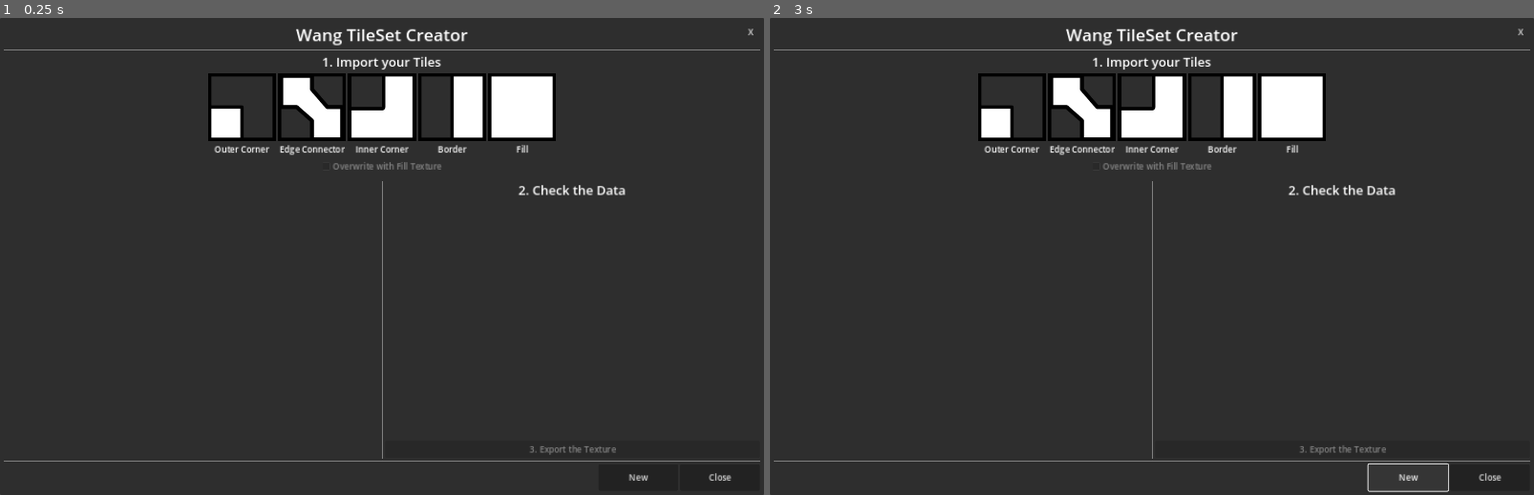
Above: before the commit, frames 1-2 (left to right).
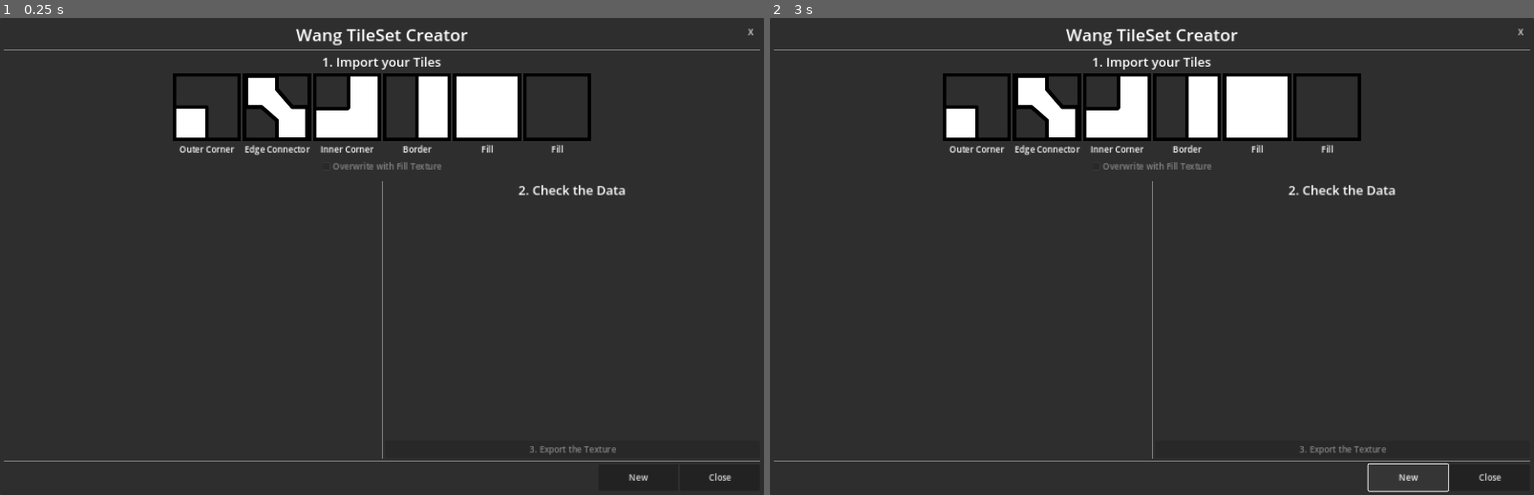
Above: after the commit, the same moments.

Repository: kleingeist37/godot-wang-converter
Game: Godot game, scene res://scenes/wang_creator/wang_creator.tscn
Two runs of this game, one before a commit and one after it. Both use one fixed random seed, a clock stepped at 60 frames per second and the inputs below.
Inputs (mouse positions are in pixels of both pictures, inside the frame that each line leads up to):
- Up to frame 1 (0.25 s): no input
- Up to frame 2 (3 s): click (1289, 108) at 0.52 s; click (1258, 108) at 1.27 s; click (1327, 108) at 2.02 s; click "New" at 2.75 s

The runs differ from the first frame. In frame 1, 4.8% of the frame differs, in the area x 22-78%, y 11-29%; in frame 2, 4.8%.

Commit message:
added underlay fill button for non alpha tilesets

Diff:
--- a/scenes/tile_type_button/tile_type_button.gd
+++ b/scenes/tile_type_button/tile_type_button.gd
@@ -1,6 +1,6 @@
 extends TextureButton
 
-@export var tile_type := WangConverter.TileType.FILL;
+@export var tile_type := WangConverter.TileType.BORDER;
 
 func _on_pressed() -> void:
 	EditorSignals.show_texture_file_dialog.emit(tile_type);
--- a/scenes/wang_creator/wang_creator.gd
+++ b/scenes/wang_creator/wang_creator.gd
@@ -5,7 +5,8 @@
 	INNER_CORNER,
 	OUTER_CORNER,
 	EDGE_CONNECTOR,
-	FILL
+	OVERLAY_FILL,
+	UNDERLAY_FILL
 }
 
 @onready var file_dialog: FileDialog = $file_dialog;
@@ -13,19 +14,22 @@
 @onready var tile_type_button_edge_connector: TextureButton = %tile_type_button_edge_connector
 @onready var tile_type_button_inner_corner: TextureButton = %tile_type_button_inner_corner
 @onready var tile_type_button_border: TextureButton = %tile_type_button_border
-@onready var tile_type_button_fill: TextureButton = %tile_type_button_fill
+@onready var tile_type_button_overlay_fill: TextureButton = %tile_type_button_overlay_fill
+@onready var tile_type_button_underlay_fill: TextureButton = %tile_type_button_underlay_fill
 @onready var lbl_tile_size: Label = %lbl_tile_size
 @onready var lbl_tile_set_size: Label = %lbl_tile_set_size
 @onready var btn_export: Button = %btn_export
 @onready var texture_preview: TextureRect = %texture_preview;
 
 
+
 var orig_icons := {
 	TileType.BORDER: preload("res://sprites/icon_border.png") as Texture2D,
 	TileType.INNER_CORNER: preload("res://sprites/icon_inner_corner.png") as Texture2D,
 	TileType.OUTER_CORNER: preload("res://sprites/icon_outer_corner.png") as Texture2D,
-	TileType.FILL: preload("res://sprites/icon_fill.png") as Texture2D,
+	TileType.OVERLAY_FILL: preload("res://sprites/icon_fill.png") as Texture2D,
 	TileType.EDGE_CONNECTOR: preload("res://sprites/icon_edge_connector.png") as Texture2D,
+	TileType.UNDERLAY_FILL: preload("res://sprites/icon_underlay_fill.png") as Texture2D
 };
 
 
@@ -52,9 +56,12 @@
 		Vector2i(0, 1): 0,
 		Vector2i(2, 3): 3
 	},
-	TileType.FILL: {
+	TileType.OVERLAY_FILL: {
 		Vector2i(2, 1): 0
 	},
+	TileType.UNDERLAY_FILL: {
+		Vector2i(0, 3): 0
+	}
 }
 
 const VALID_EXTENSIONS := [
@@ -77,7 +84,8 @@
 	button_dict[TileType.BORDER] = tile_type_button_border;
 	button_dict[TileType.INNER_CORNER] = tile_type_button_inner_corner;
 	button_dict[TileType.OUTER_CORNER] = tile_type_button_outer_corner;
-	button_dict[TileType.FILL] = tile_type_button_fill;
+	button_dict[TileType.OVERLAY_FILL] = tile_type_button_overlay_fill;
+	button_dict[TileType.UNDERLAY_FILL] = tile_type_button_underlay_fill;
 	button_dict[TileType.EDGE_CONNECTOR] = tile_type_button_edge_connector;
 
 	EditorSignals.export_texture.connect(_on_export_texture);
--- a/scenes/wang_creator/wang_creator.tscn
+++ b/scenes/wang_creator/wang_creator.tscn
@@ -128,24 +128,40 @@
 mouse_default_cursor_shape = 2
 texture_normal = ExtResource("7_kgrkw")
 stretch_mode = 3
-tile_type = 0
 
 [node name="Label" type="Label" parent="Panel/MarginContainer/VBoxContainer/hbox_main/vbox_content/step_1/HBoxContainer/btn_border"]
 layout_mode = 2
 text = "Border"
 horizontal_alignment = 1
 
-[node name="btn_fill" type="VBoxContainer" parent="Panel/MarginContainer/VBoxContainer/hbox_main/vbox_content/step_1/HBoxContainer"]
-layout_mode = 2
-
-[node name="tile_type_button_fill" parent="Panel/MarginContainer/VBoxContainer/hbox_main/vbox_content/step_1/HBoxContainer/btn_fill" instance=ExtResource("3_k5oar")]
+[node name="btn_overlay_fill" type="VBoxContainer" parent="Panel/MarginContainer/VBoxContainer/hbox_main/vbox_content/step_1/HBoxContainer"]
+layout_mode = 2
+
+[node name="tile_type_button_overlay_fill" parent="Panel/MarginContainer/VBoxContainer/hbox_main/vbox_content/step_1/HBoxContainer/btn_overlay_fill" instance=ExtResource("3_k5oar")]
 unique_name_in_owner = true
 layout_mode = 2
 mouse_default_cursor_shape = 2
 texture_normal = ExtResource("8_s02kh")
 stretch_mode = 3
-
-[node name="Label" type="Label" parent="Panel/MarginContainer/VBoxContainer/hbox_main/vbox_content/step_1/HBoxContainer/btn_fill"]
+tile_type = 4
+
+[node name="Label" type="Label" parent="Panel/MarginContainer/VBoxContainer/hbox_main/vbox_content/step_1/HBoxContainer/btn_overlay_fill"]
+layout_mode = 2
+text = "Fill"
+horizontal_alignment = 1
+
+[node name="btn_underlay_fill" type="VBoxContainer" parent="Panel/MarginContainer/VBoxContainer/hbox_main/vbox_content/step_1/HBoxContainer"]
+layout_mode = 2
+
+[node name="tile_type_button_underlay_fill" parent="Panel/MarginContainer/VBoxContainer/hbox_main/vbox_content/step_1/HBoxContainer/btn_underlay_fill" instance=ExtResource("3_k5oar")]
+unique_name_in_owner = true
+layout_mode = 2
+mouse_default_cursor_shape = 2
+texture_normal = ExtResource("8_s02kh")
+stretch_mode = 3
+tile_type = 5
+
+[node name="Label" type="Label" parent="Panel/MarginContainer/VBoxContainer/hbox_main/vbox_content/step_1/HBoxContainer/btn_underlay_fill"]
 layout_mode = 2
 text = "Fill"
 horizontal_alignment = 1
Binary file added: sprites/icon_underlay_fill.png
Not shown, added: sprites/icon_underlay_fill.png.import
